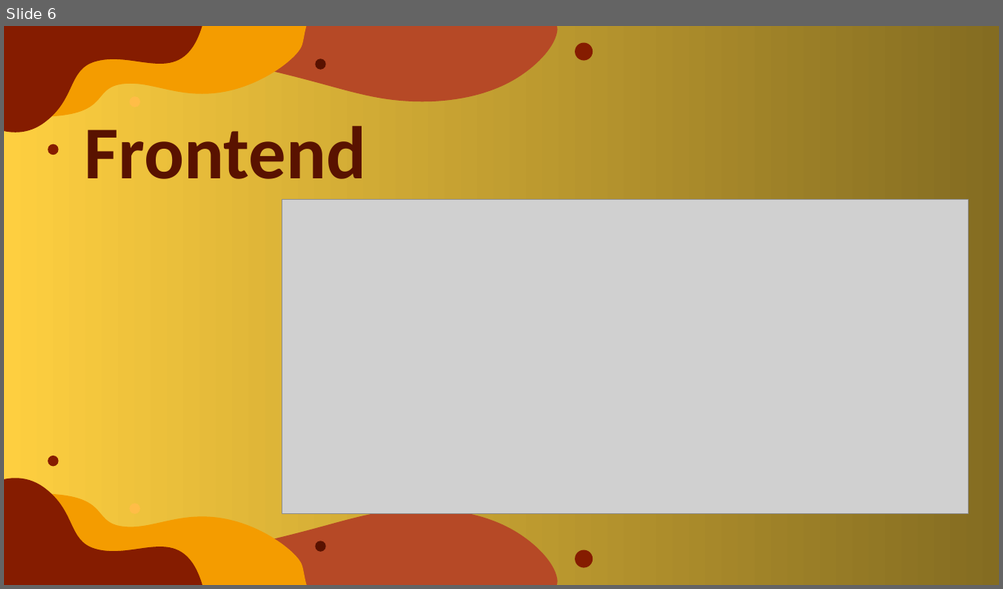
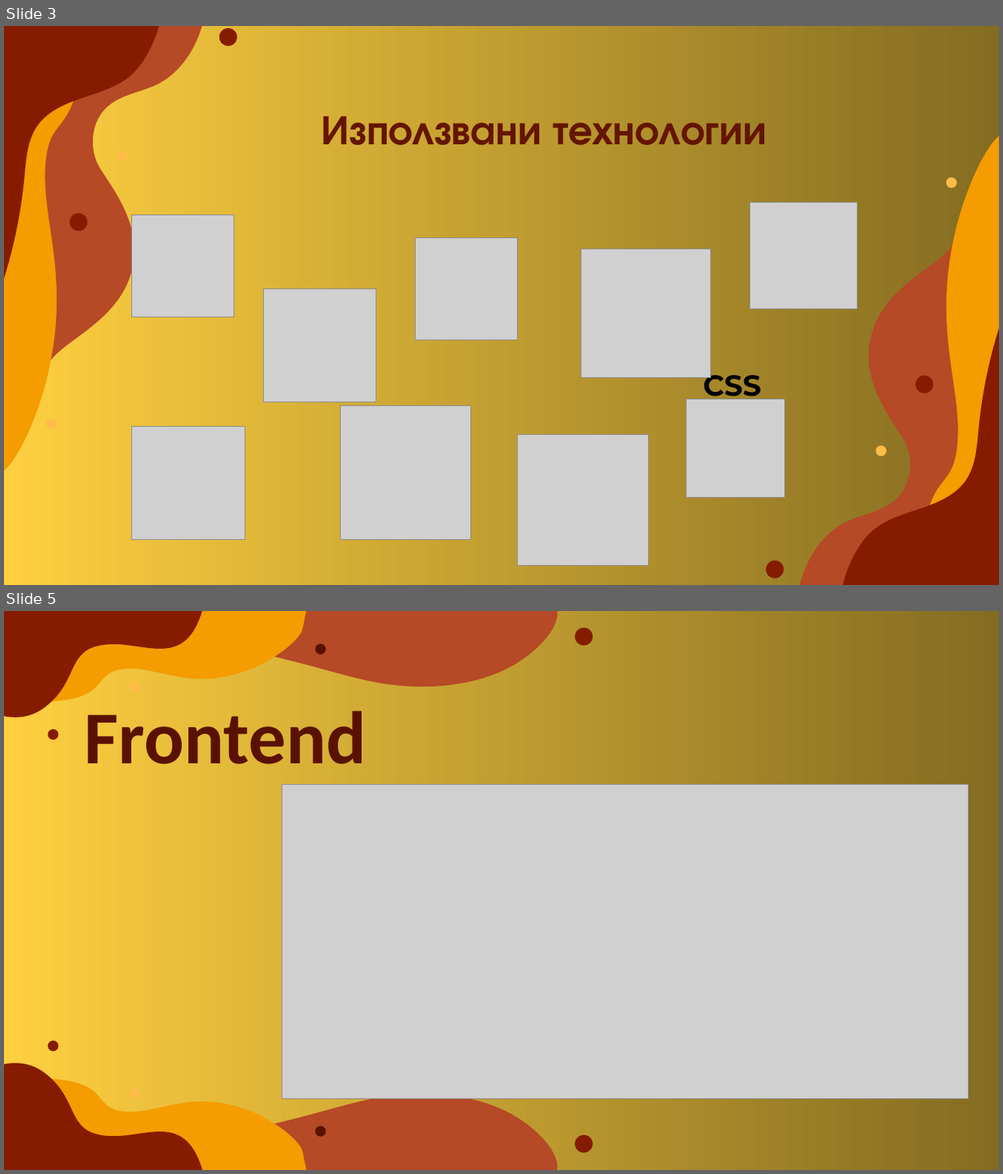
Before and after one commit to EGGeorgieva21/HOMELANDER, a slide deck: docs/Presentation.pptx. Shown one above the other, each under a label of ours: slide 6 before the commit, slides 3 and 5 after it; the slides between them are not shown. The pictures are 1003x589 and 1003x1174 pixels, drawn with LibreOffice and Linux fonts; fonts in the diff are those of the drawing; grey boxes stand for pictures. Boxes give left, top, right and bottom in pixels: in the first picture for what was removed or moved away, otherwise in the second. Text is boxed around its words. In the diff, an @@ line names an element or a change of style, - is before the commit and + after.

```diff
--- a/docs/Presentation.pptx
+++ b/docs/Presentation.pptx
@@ slide 3 added at <box>4,26,999,585</box>, background gradient #FECF40 to #846C21 @@
@@ freeform shape added at <box>4,33,82,483</box>, fill #F49C00 @@
@@ freeform shape added at <box>4,26,161,292</box>, fill #851C00 @@
@@ freeform shape added at <box>19,26,207,429</box>, fill #B64926 @@
@@ ellipse added at <box>219,28,237,46</box>, fill #851C00 @@
@@ title added at <box>321,116,766,145</box>, 40 pt, text #641500, bold @@
+Използвани технологии
@@ freeform shape added at <box>920,124,999,573</box>, fill #F49C00 @@
@@ ellipse added at <box>116,150,127,161</box>, fill #FFBD47 @@
@@ freeform shape added at <box>797,178,984,585</box>, fill #B64926 @@
@@ ellipse added at <box>946,178,957,188</box>, fill #FFBD47 @@
@@ picture added at <box>750,202,856,309</box> @@
@@ ellipse added at <box>70,213,88,231</box>, fill #851C00 @@
@@ picture added at <box>131,215,234,317</box> @@
@@ picture added at <box>416,238,518,340</box> @@
@@ picture added at <box>581,249,711,378</box> @@
@@ picture added at <box>263,289,375,403</box> @@
@@ freeform shape added at <box>842,315,999,585</box>, fill #851C00 @@
@@ text added at <box>703,368,761,403</box>, 28 pt, text #000000, bold @@
+CSS
@@ ellipse added at <box>916,376,933,394</box>, fill #851C00 @@
@@ picture added at <box>686,400,784,497</box> @@
@@ ellipse added at <box>45,419,57,429</box>, fill #FFBD47 @@
@@ picture added at <box>340,406,470,540</box> @@
@@ picture added at <box>131,426,245,540</box> @@
@@ picture added at <box>518,436,648,566</box> @@
@@ ellipse added at <box>876,446,886,457</box>, fill #FFBD47 @@
@@ ellipse added at <box>765,561,784,579</box>, fill #851C00 @@
@@ what was slide 6 is now slide 5 @@
```
Also in this commit, not shown: 1 slide changed, 3 other slides added, 5 slides removed.
